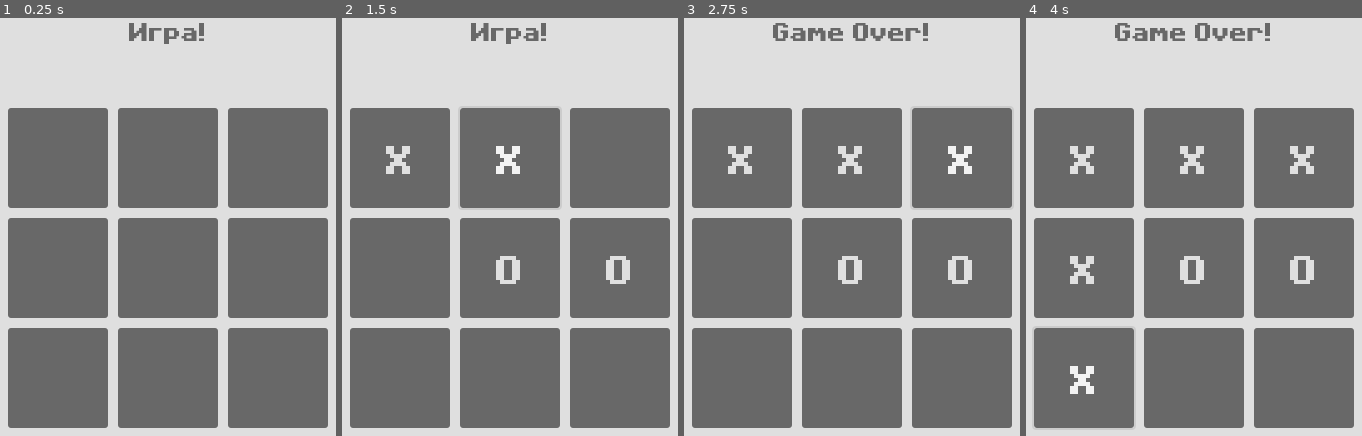
Above: before the commit, frames 1-4 (left to right).
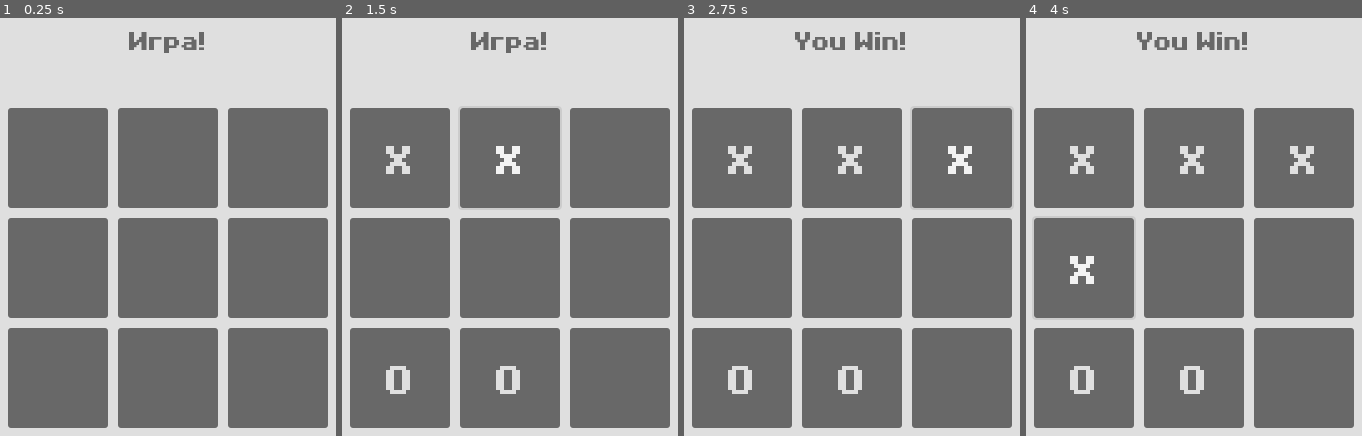
Above: after the commit, the same moments.

Repository: KanoAlgiz/Noughts-and-Crosses
Game: Godot game, scene res://game.tscn
Two runs of this game, one before a commit and one after it. Both use one fixed random seed, a clock stepped at 60 frames per second and the inputs below.
Inputs (mouse positions are in pixels of both pictures, inside the frame that each line leads up to):
- Up to frame 1 (0.25 s): no input
- Up to frame 2 (1.5 s): click (399, 155) at 0.5 s; click (510, 155) at 1.25 s
- Up to frame 3 (2.75 s): click (962, 155) at 2 s
- Up to frame 4 (4 s): click (1083, 268) at 2.75 s; click (1083, 377) at 3.52 s

The runs differ from the first frame. In frame 1, 0.7% of the frame differs, in the area x 38-61%, y 1-9%; in frame 2, 2.0%; in frame 3, 2.7%, in the area x 13-86%, y 1-90%; in frame 4, 2.6%.

Commit message:
Optimize win detection, prepare for minmax impl

Diff:
--- a/game.tscn
+++ b/game.tscn
@@ -22,11 +22,12 @@
 layout_mode = 1
 anchors_preset = 10
 anchor_right = 1.0
-offset_bottom = 23.0
+offset_bottom = 45.0
 grow_horizontal = 2
 theme = ExtResource("3_7r7jh")
 text = "Игра!"
 horizontal_alignment = 1
+vertical_alignment = 1
 
 [node name="CenterContainer" type="CenterContainer" parent="Interface"]
 layout_mode = 1
--- a/project.godot
+++ b/project.godot
@@ -14,7 +14,7 @@
 run/main_scene="res://game.tscn"
 config/features=PackedStringArray("4.2", "GL Compatibility")
 run/max_fps=20
-config/icon="res://icon.svg"
+config/icon="res://icon.png"
 
 [display]
 
--- a/scripts/Array2D.gd
+++ b/scripts/Array2D.gd
@@ -5,9 +5,9 @@
 var xSize: int
 var ySize: int
 
-func _init(xSize: int, ySize: int):
-	self.xSize = xSize
-	self.ySize = ySize
+func _init(requestedXSize: int, requestedYSize: int):
+	xSize = requestedXSize
+	ySize = requestedYSize
 	data.resize(xSize * ySize)
 	data.fill(0)
 
@@ -24,3 +24,9 @@
 	for x in xSize:
 		for y in ySize:
 			function.call(x, y, getValue(x, y))
+
+func isAllFilled() -> bool:
+	for item in data:
+		if item == 0: return false
+
+	return true
--- a/scripts/Game.gd
+++ b/scripts/Game.gd
@@ -10,24 +10,29 @@
 var isGameOver = false
 
 func _ready():
-	aiStrategy = RandomStrategy.new()
+	aiStrategy = RandomCellStrategy.new()
 	interface.refresh(board)
 
 func onPlayerMove(x, y):
 	board.setValue(x, y, 1)
-	checkForGameEnd()
+	checkForGameEnd(x, y)
 
 	if !isGameOver:
-		doComputerMove()
-		checkForGameEnd()
+		var selectedIndex: Dictionary = aiStrategy.selectCell(board)
+		board.setValue(selectedIndex["x"], selectedIndex["y"], -1)
+		checkForGameEnd(selectedIndex["x"], selectedIndex["y"])
 
 	interface.refresh(board)
 
-func checkForGameEnd():
-	if winChecker.checkForGameEnd(board) != 0:
-		interface.showWinText()
+func checkForGameEnd(moveX: int, moveY: int):
+	var winner =  winChecker.getWinnerForMove(board, moveX, moveY)
+
+	if winner == -1:
+		interface.showText("You Lose!")
 		isGameOver = true
-
-func doComputerMove():
-	var selectedIndex: Dictionary = aiStrategy.selectCell(board)
-	board.setValue(selectedIndex["x"], selectedIndex["y"], -1)
+	elif winner == 1:
+		interface.showText("You Win!")
+		isGameOver = true
+	elif board.isAllFilled():
+		interface.showText("Tie!")
+		isGameOver = true
--- a/scripts/Interface.gd
+++ b/scripts/Interface.gd
@@ -23,8 +23,8 @@
 func onCellClick(x: int, y: int):
 	game.onPlayerMove(x, y)
 
-func showWinText():
-	label.text = "Game Over!"
+func showText(text: String):
+	label.text = text
 
 func convertCellValueToText(value: int) -> String:
 	var result: String
--- a/scripts/ai/AiStrategy.gd
+++ b/scripts/ai/AiStrategy.gd
@@ -1,6 +1,6 @@
 extends Object
 class_name AiStrategy
 
-func selectCell(_currentBoard):
+func selectCell(_currentBoard) -> Dictionary:
 	push_error("Default 'selectCell' implementation is called - probably a bug.")
-	return null
+	return {}
--- /dev/null
+++ b/scripts/ai/MiniMaxStrategy.gd
@@ -0,0 +1,23 @@
+extends AiStrategy
+class_name MiniMaxStrategy
+
+var checker: WinChecker = WinChecker.new()
+
+func selectCell(board: Array2D) -> Dictionary:
+	# get best move
+	var bestScore = 0
+	var moveScore
+	var bestMove: Dictionary
+
+	for x in 3:
+		for y in 3:
+			moveScore = getMoveScore(board, x, y, true)
+			if moveScore > bestScore:
+				bestScore = moveScore
+				bestMove = {x: x, y: y}
+
+	return bestMove
+
+func getMoveScore(board: Array2D, x: int, y: int, isMyMove: bool):
+	#winner = get winner for board with new mark
+	pass
--- a/scripts/ai/RandomStrategy.gd
+++ b/scripts/ai/RandomCellStrategy.gd
@@ -1,7 +1,7 @@
 extends AiStrategy
-class_name RandomStrategy
+class_name RandomCellStrategy
 
-func selectCell(board: Array2D):
+func selectCell(board: Array2D) -> Dictionary:
 	var isEmpty: bool = false
 	var x: int
 	var y: int
--- a/scripts/ai/WinChecker.gd
+++ b/scripts/ai/WinChecker.gd
@@ -1,29 +1,25 @@
 extends Object
 class_name WinChecker
 
-func checkForGameEnd(board: Array2D) -> int:
+# X = 1, O = -1, NO_WINNER = 0
+func getWinnerForMove(board: Array2D, moveX: int, moveY: int) -> int:
 	var winner
 
-	for y in 3:
-		winner = getRowWinner(board, y) / 3
-		if winner != 0:
-			return winner
+	if isEqual(board.getValue(moveX, 0), board.getValue(moveX, 1), board.getValue(moveX, 2)):
+		return board.getValue(moveX, 0)
 
-	for x in 3:
-		winner = getColumnWinner(board, x) / 3
-		if winner != 0:
-			return winner
+	if isEqual(board.getValue(0, moveY), board.getValue(1, moveY), board.getValue(2, moveY)):
+		return board.getValue(0, moveY)
+
+	if moveX == moveY:
+		if isEqual(board.getValue(0, 0), board.getValue(1, 1), board.getValue(2, 2)):
+			return board.getValue(1, 1)
+
+	if moveX + moveY == 2:
+		if isEqual(board.getValue(0, 2), board.getValue(1, 1), board.getValue(2, 0)):
+			return board.getValue(1, 1)
 
 	return 0
 
-func getRowWinner(board: Array2D, lineNumber) -> int:
-	var winner: int
-	for x in 3:
-		winner = winner + board.getValue(x, lineNumber)
-	return winner
-
-func getColumnWinner(board: Array2D, columnNumber):
-	var winner: int
-	for i in 3:
-		winner = winner + board.getValue(columnNumber, i)
-	return winner
+func isEqual(first: int, second: int, third: int) -> bool:
+	return first == second and second == third
